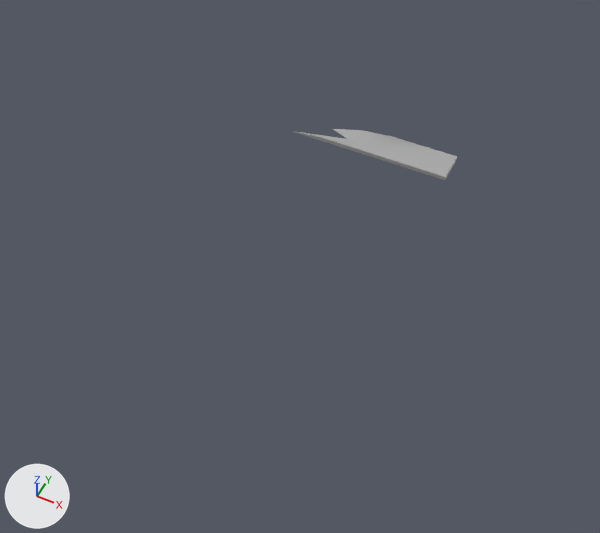
What one commit did to the FBX model Assets/Models/SM_Garbage.fbx.
The view is the same before and after, from a 50 mm camera at (2.74, -3.95, 6.25) aimed at (0.14, 1.26, -0.25). The axes (+X, +Y, +Z) are drawn at lower left. The lights are the same throughout. Where no turn or scale is listed for an object, it has been applied to the vertices.

The first picture shows 'Board_03'.
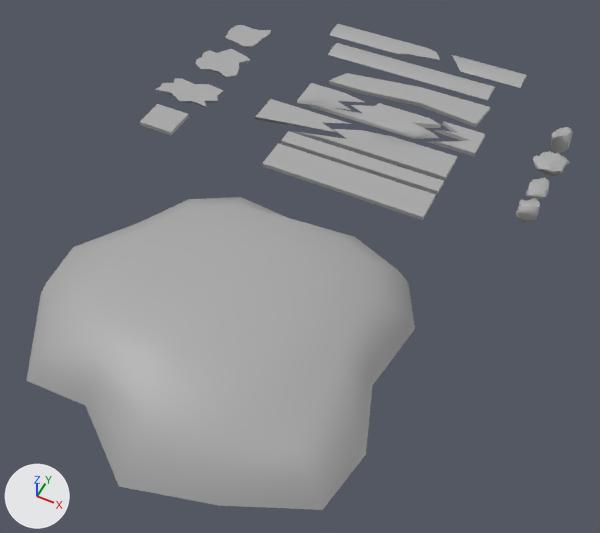
What differs and where, as boxes (x1, y1, x2, y2) in the pictures (600 x 533 px):
'Garbage', now drawn
    after: (27, 197, 415, 510)
'Board_01', added
    after: (262, 143, 436, 220)
'Board_08', added
    after: (328, 73, 490, 127)
'Board_02', added
    after: (281, 131, 444, 195)
'Board_09', added
    after: (328, 43, 495, 100)
'Board_07', added
    after: (310, 103, 441, 139)
'Board_04', added
    after: (255, 99, 350, 132)
'Board_10', added
    after: (330, 24, 440, 60)
'Plaster_02', added
    after: (156, 78, 223, 108)
'Board_11', added
    after: (452, 55, 527, 88)
'Plaster_03', added
    after: (196, 49, 250, 78)
'Board_06', added
    after: (429, 121, 485, 156)
'Plaster_01', added
    after: (140, 104, 189, 135)
'Board_05', added
    after: (297, 83, 364, 110)
'Plaster_04', added
    after: (226, 25, 271, 48)
'Stone_03', added
    after: (533, 152, 570, 176)
'Stone_01', added
    after: (516, 198, 540, 222)
'Stone_04', added
    after: (551, 127, 573, 153)
'Stone_02', added
    after: (526, 177, 549, 200)

The change, as a list of edits to the scene's bpy script:
```text
Add me_mesh_004:
    me_mesh_004.from_pydata(...)  # 57 vertices, 48 faces; spans x -179.0..179.0, y 0.0..64.0, z -166.0..166.0
    me_mesh_004.materials.append(mat_standardsurface1)  # grey #aaaaaa
Add me_mesh_001:
    me_mesh_001.from_pydata([(-0.538, -0.194, 0.0), (-0.538, -0.194, 0.047), (-0.538, 0.194, 0.047), (-0.538, 0.194, 0.0), (0.538, 0.194, 0.047), (0.444, -0.03, 0.047), (0.221, 0.059, 0.047), (0.204, 0.194, 0.0), (0.117, -0.028, 0.0), (-0.114, 0.061, 0.0)], [], [(2, 6, 4), (3, 0, 1, 2), (0, 9, 8), (2, 4, 7, 3), (4, 6, 9, 7), (6, 5, 8, 9), (5, 1, 0, 8), (1, 6, 2), (1, 5, 6), (3, 7, 9), (3, 9, 0)])
    me_mesh_001.materials.append(mat_standardsurface1)  # grey #aaaaaa
Add me_mesh_007:
    me_mesh_007.from_pydata([(-0.371, -0.194, 0.0), (-0.371, -0.194, 0.047), (-0.371, 0.194, 0.047), (-0.371, 0.194, 0.0), (0.09, 0.194, 0.047), (-0.005, -0.03, 0.047), (-0.227, 0.059, 0.047), (0.371, 0.194, 0.0), (0.284, -0.028, 0.0), (0.053, 0.061, 0.0)], [], [(2, 6, 4), (3, 0, 1, 2), (0, 9, 8), (2, 4, 7, 3), (4, 6, 9, 7), (6, 5, 8, 9), (5, 1, 0, 8), (1, 6, 2), (1, 5, 6), (3, 9, 0), (3, 7, 9)])
    me_mesh_007.materials.append(mat_standardsurface1)  # grey #aaaaaa
Change ob_garbage:
    ob_garbage.rotation_euler: (1.571, 0.0, 0.0) -> (0.0, 0.0, 0.0)  # degrees (90, 0, 0) -> degrees (0, 0, 0)
    ob_garbage.scale: (0.01, 0.01, 0.01) -> (1.0, 1.0, 1.0)
    ob_garbage: bpy.data.objects.new('Garbage', None) -> bpy.data.objects.new('Garbage', me_mesh_004)
    add ob_garbage.parent = ob_garbage_001
    ob_garbage.location: (0.0, 0.0, 0.0) -> (-10.99, 0.0, 9.487)
Add ob_garbage_001:
    ob_garbage_001 = bpy.data.objects.new('Garbage.001', None)
    ob_garbage_001.location = (0.0, 0.0, 0.0)
    ob_garbage_001.rotation_euler = (1.571, 0.0, 0.0)  # degrees (90, 0, 0)
    ob_garbage_001.scale = (0.01, 0.01, 0.01)
Add ob_board_06:
    ob_board_06 = bpy.data.objects.new('Board_06', me_mesh_1)  # 14 vertices, 16 faces; spans x -0.292..0.292, y -0.194..0.194, z 0.0..0.047; in mat_standardsurface1 (grey #aaaaaa)
    ob_board_06.location = (0.98, 3.65, 0.0)
Add ob_stone_01:
    ob_stone_01 = bpy.data.objects.new('Stone_01', me_mesh_018)  # 44 vertices, 42 faces; spans x -0.11..0.11, y -0.113..0.113, z -0.107..0.107; in mat_standardsurface1 (grey #aaaaaa)
    ob_stone_01.location = (2.08, 2.76, 0.11)
Add ob_board_04:
    ob_board_04 = bpy.data.objects.new('Board_04', me_mesh_001)
    ob_board_04.location = (-0.75, 3.12, 0.0)
Add ob_board_11:
    ob_board_11 = bpy.data.objects.new('Board_11', me_mesh_013)  # 16 vertices, 20 faces; spans x -0.502..0.502, y -0.148..0.148, z 0.0..0.04; in mat_standardsurface1 (grey #aaaaaa)
    ob_board_11.location = (0.86, 5.1, 0.0)
Add ob_board_01:
    ob_board_01 = bpy.data.objects.new('Board_01', me_mesh_002)  # a box spanning x -0.96..0.96, y -0.19..0.19, z 0.0..0.05; in mat_standardsurface1 (grey #aaaaaa)
    ob_board_01.location = (0.15, 2.42, 0.0)
Add ob_board_09:
    ob_board_09 = bpy.data.objects.new('Board_09', me_mesh_003)  # 16 vertices, 20 faces; spans x -1.08..1.08, y -0.15..0.15, z 0.0..0.04; in mat_standardsurface1 (grey #aaaaaa)
    ob_board_09.location = (0.0, 4.68, 0.0)
Add ob_plaster_04:
    ob_plaster_04 = bpy.data.objects.new('Plaster_04', me_mesh_015)  # 32 vertices, 44 faces; spans x -0.267..0.267, y -0.247..0.247, z 0.0..0.047; in mat_standardsurface1 (grey #aaaaaa)
    ob_plaster_04.location = (-2.22, 4.39, 0.0)
Add ob_board_07:
    ob_board_07 = bpy.data.objects.new('Board_07', me_mesh_010)  # 18 vertices, 21 faces; spans x -0.81..0.81, y -0.19..0.19, z 0.0..0.05; in mat_standardsurface1 (grey #aaaaaa)
    ob_board_07.location = (0.0, 3.63, 0.0)
Add ob_plaster_01:
    ob_plaster_01 = bpy.data.objects.new('Plaster_01', me_mesh_008)  # a box spanning x -0.219..0.219, y -0.194..0.194, z 0.0..0.047; in mat_standardsurface1 (grey #aaaaaa)
    ob_plaster_01.location = (-2.24, 2.42, 0.0)
Add ob_plaster_02:
    ob_plaster_02 = bpy.data.objects.new('Plaster_02', me_mesh_005)  # 32 vertices, 38 faces; spans x -0.405..0.405, y -0.227..0.227, z 0.0..0.047; in mat_standardsurface1 (grey #aaaaaa)
    ob_plaster_02.location = (-2.24, 3.0, 0.0)
Add ob_board_02:
    ob_board_02 = bpy.data.objects.new('Board_02', me_mesh_012)  # a box spanning x -0.96..0.96, y -0.1..0.1, z 0.0..0.05; in mat_standardsurface1 (grey #aaaaaa)
    ob_board_02.location = (0.15, 2.76, 0.0)
Add ob_board_10:
    ob_board_10 = bpy.data.objects.new('Board_10', me_mesh_011)  # 16 vertices, 20 faces; spans x -0.77..0.77, y -0.15..0.15, z 0.0..0.04; in mat_standardsurface1 (grey #aaaaaa)
    ob_board_10.location = (-0.49, 5.1, 0.0)
Add ob_plaster_03:
    ob_plaster_03 = bpy.data.objects.new('Plaster_03', me_mesh_014)  # 32 vertices, 44 faces; spans x -0.315..0.315, y -0.288..0.288, z 0.0..0.047; in mat_standardsurface1 (grey #aaaaaa)
    ob_plaster_03.location = (-2.21, 3.74, 0.0)
Add ob_stone_02:
    ob_stone_02 = bpy.data.objects.new('Stone_02', me_mesh_017)  # 44 vertices, 42 faces; spans x -0.11..0.11, y -0.165..0.165, z -0.055..0.055; in mat_standardsurface1 (grey #aaaaaa)
    ob_stone_02.location = (2.08, 3.19, 0.05)
Add ob_board_05:
    ob_board_05 = bpy.data.objects.new('Board_05', me_mesh_007)
    ob_board_05.location = (-0.61, 3.63, 0.0)
Add ob_stone_04:
    ob_stone_04 = bpy.data.objects.new('Stone_04', me_mesh_016)  # 80 vertices, 78 faces; spans x -0.114..0.114, y -0.154..0.154, z -0.135..0.135; in mat_standardsurface1 (grey #aaaaaa)
    ob_stone_04.location = (2.08, 4.14, 0.04)
Add ob_board_08:
    ob_board_08 = bpy.data.objects.new('Board_08', me_mesh_006)  # 16 vertices, 14 faces; spans x -0.99..0.99, y -0.19..0.19, z 0.0..0.05; in mat_standardsurface1 (grey #aaaaaa)
    ob_board_08.location = (0.17, 4.16, 0.0)
Add ob_stone_03:
    ob_stone_03 = bpy.data.objects.new('Stone_03', me_mesh_019)  # 64 vertices, 62 faces; spans x -0.201..0.201, y -0.158..0.158, z -0.096..0.096; in mat_standardsurface1 (grey #aaaaaa)
    ob_stone_03.location = (2.09, 3.65, 0.05)
```
